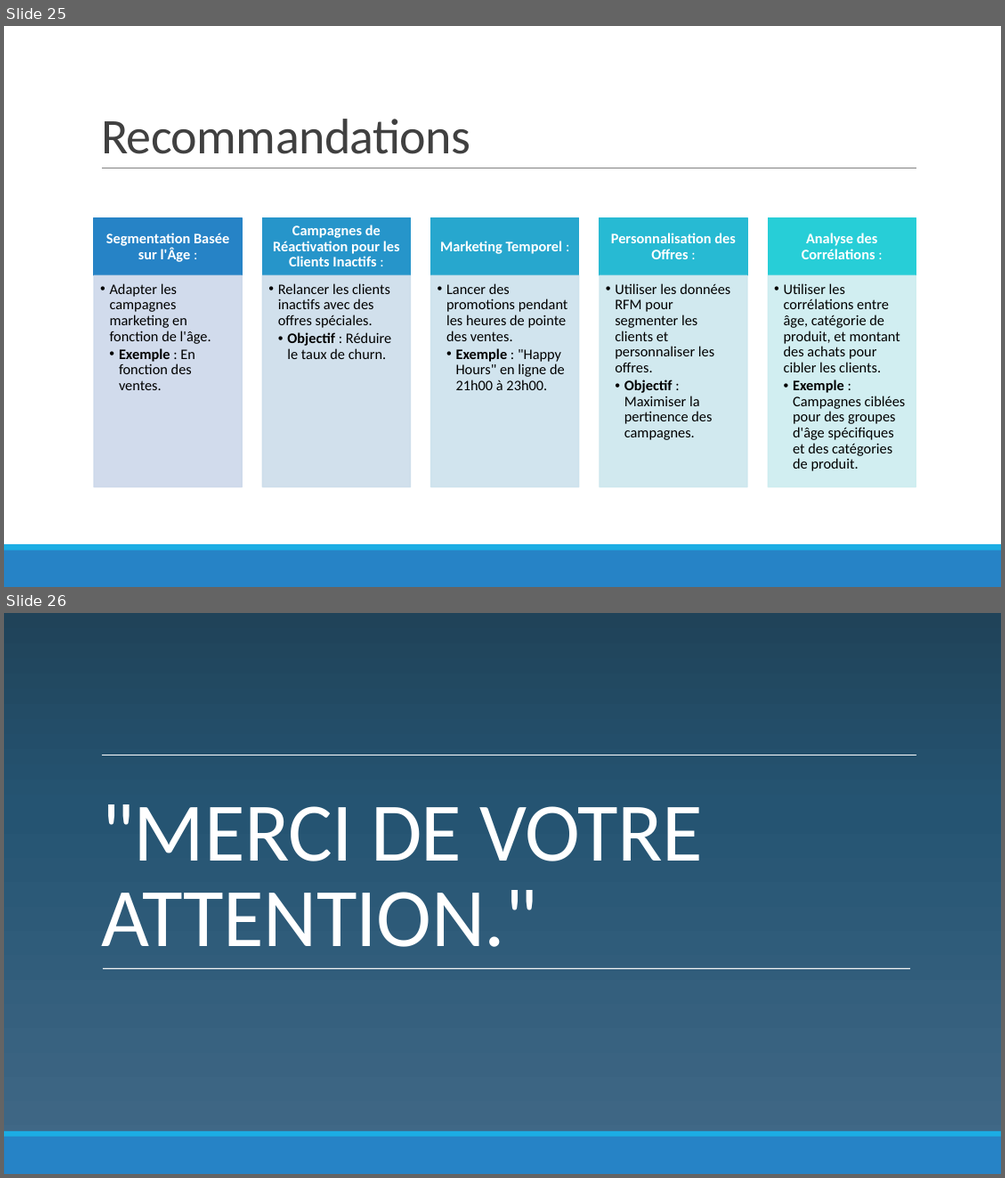
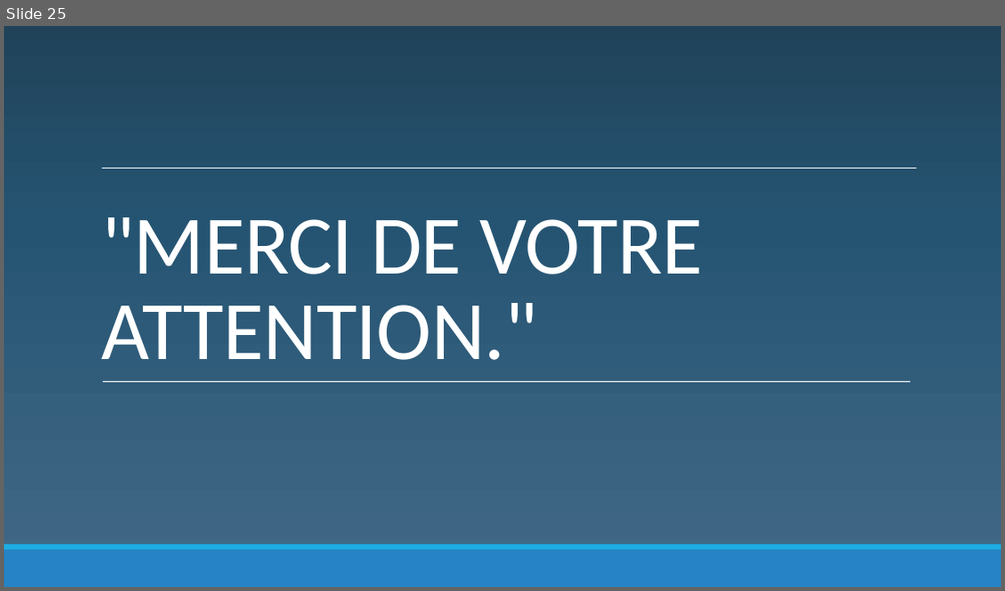
Before and after one commit to obenmaha/analyse-ventes-librairie, a slide deck: presentation_BENMAHAMMED_Oussama_Lapage.pptx. Shown one above the other, each under a label of ours: slides 25 and 26 before the commit, slide 25 after it. The pictures are 1005x1178 and 1005x591 pixels, drawn with LibreOffice and Linux fonts; fonts in the diff are those of the drawing; background and template pictures are left out. Boxes give left, top, right and bottom in pixels: in the first picture for what was removed or moved away, otherwise in the second. Text is boxed around its words. In the diff, an @@ line names an element or a change of style, - is before the commit and + after.

Commit message:
ajout de stats et mise en page pour la presentation

```diff
--- a/presentation_BENMAHAMMED_Oussama_Lapage.pptx
+++ b/presentation_BENMAHAMMED_Oussama_Lapage.pptx
@@ slide 25 removed at [4,26,1001,587], background #FFFFFF @@
@@ title removed at [101,119,470,154] @@
-Recommandations
@@ line removed from (102, 168) to (917, 168) @@
@@ group removed at [94,218,916,487]: 10 rectangles, 10 texts @@
-Segmentation Basée sur l'Âge :
-  • Adapter les campagnes marketing en fonction de l'âge.
-    • Exemple : En fonction des ventes.
-Campagnes de Réactivation pour les Clients Inactifs :
-  • Relancer les clients inactifs avec des offres spéciales.
-    • Objectif : Réduire le taux de churn.
-Marketing Temporel :
-  • Lancer des promotions pendant les heures de pointe des ventes.
-    • Exemple : "Happy Hours" en ligne de 21h00 à 23h00.
-Personnalisation des Offres :
-  • Utiliser les données RFM pour segmenter les clients et personnaliser les offres.
-    • Objectif : Maximiser la pertinence des campagnes.
-Analyse des Corrélations :
-  • Utiliser les corrélations entre âge, catégorie de produit, et montant des achats pour cibler les clients.
-    • Exemple : Campagnes ciblées pour des groupes d'âge spécifiques et des catégories de produit.
@@ rectangle removed at [4,544,1001,549] @@
@@ rectangle removed at [4,549,1001,587] @@
@@ rectangle removed at [4,545,1001,550] @@
@@ what was slide 26 is now slide 25 @@
```
Also in this commit, not shown: 8 slides changed, 7 slides added, 7 other slides removed, 1 other file.
